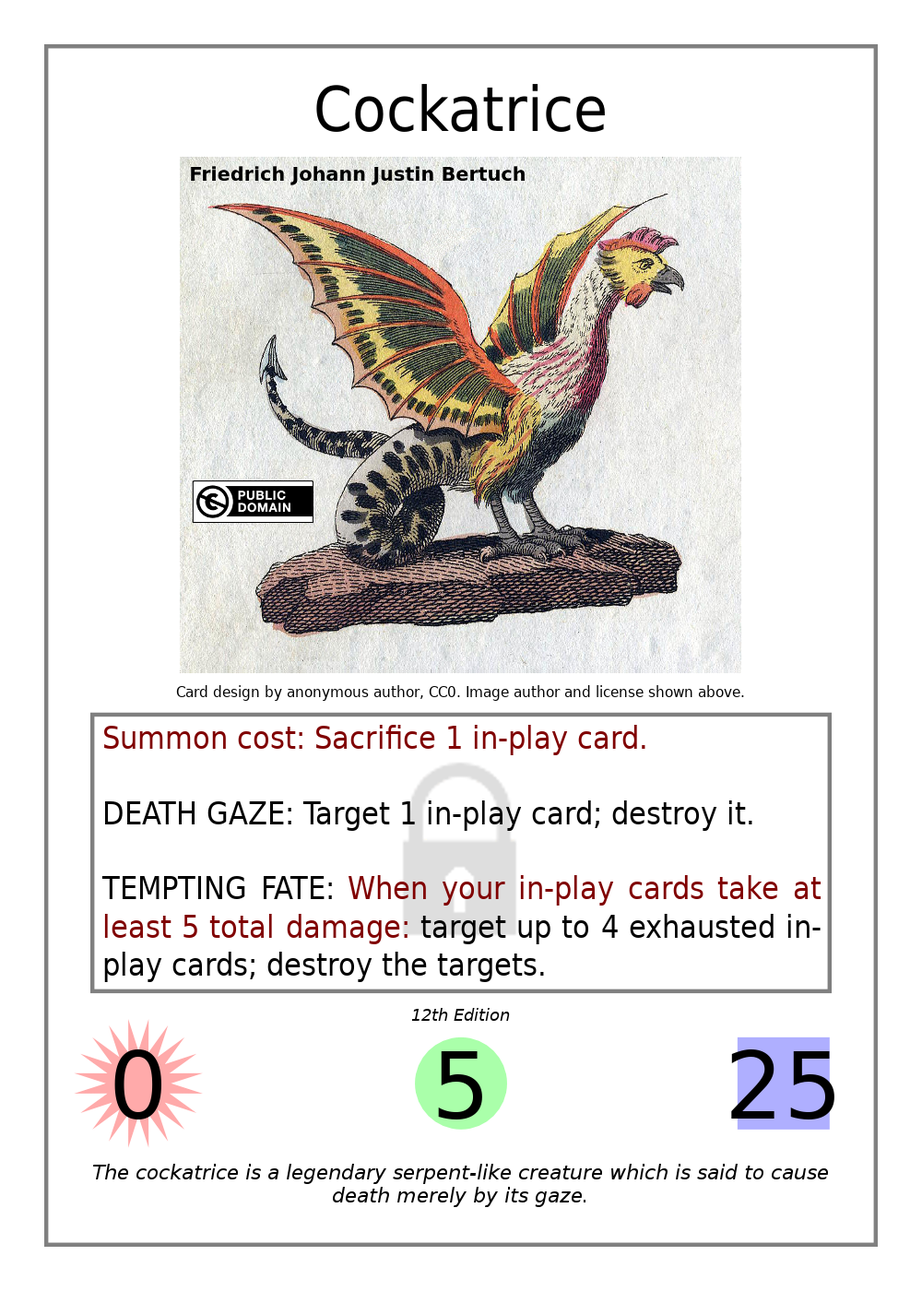
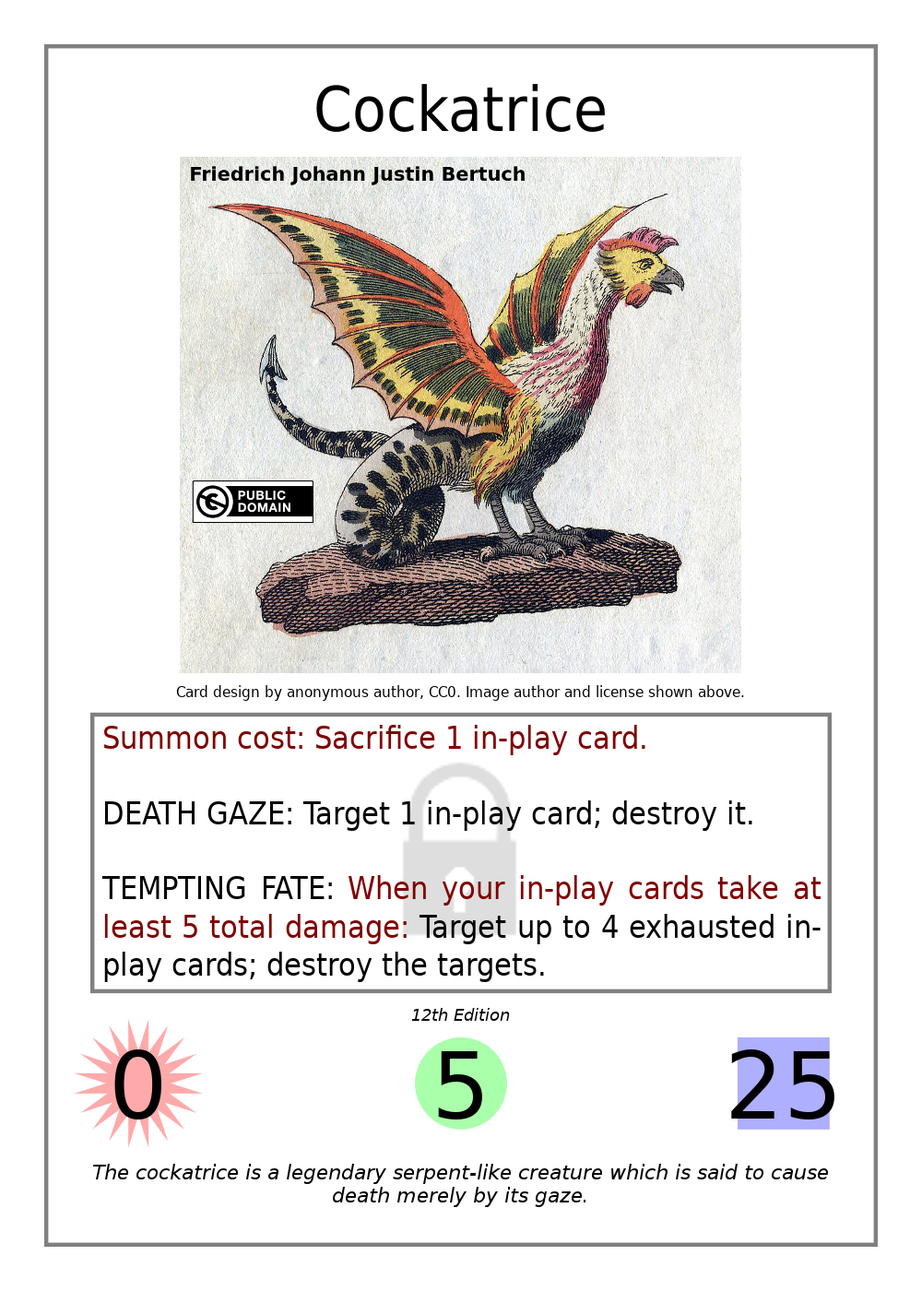
Layered file, before and after one edit (922px x 1291px). Changes by layer:
painted on "Effect Text" over [285, 914, 591, 945]
